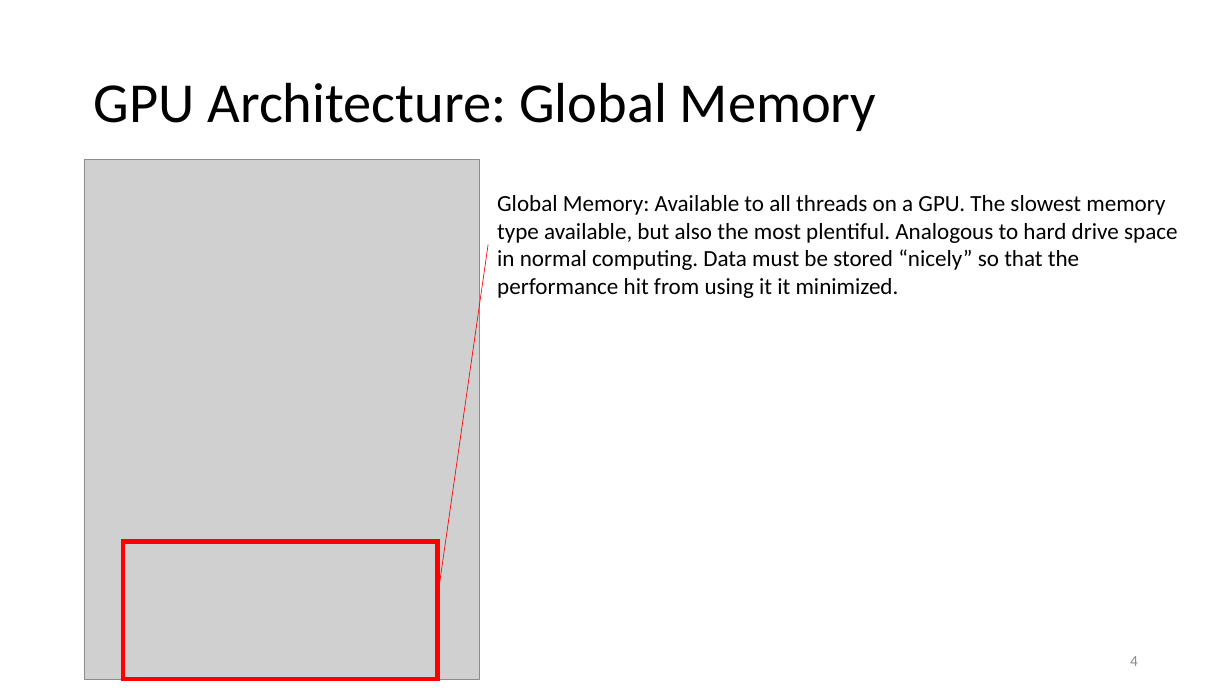
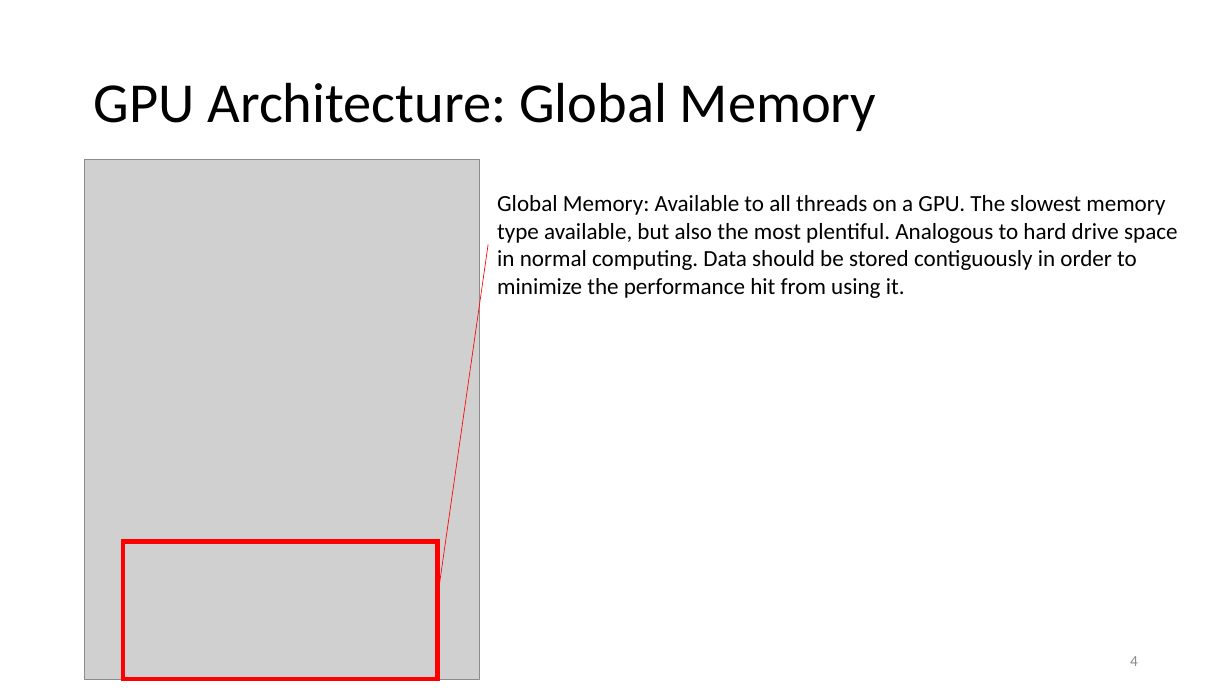
Before and after one commit to d-henness/thesis, a slide deck: slide 4 of defence_pres.pptx. Drawn at 1232x693 pixels with LibreOffice and Linux fonts; fonts in the diff are those of the drawing; grey boxes stand for pictures. Boxes give left, top, right and bottom in pixels: in the first picture for what was removed or moved away, otherwise in the second. Text is boxed around its words. In the diff, an @@ line names an element or a change of style, - is before the commit and + after.

```diff
--- a/defence_pres.pptx
+++ b/defence_pres.pptx
@@ text at (x1=497, y1=195, x2=1177, y2=298): text changed @@
-Global Memory: Available to all threads on a GPU. The slowest memory type available, but also the most plentiful. Analogous to hard drive space in normal computing. Data must be stored “nicely” so that the performance hit from using it it minimized.
+Global Memory: Available to all threads on a GPU. The slowest memory type available, but also the most plentiful. Analogous to hard drive space in normal computing. Data should be stored contiguously in order to minimize the performance hit from using it.
```
Also in this commit, not shown: 2 slides added, 7 other files.
